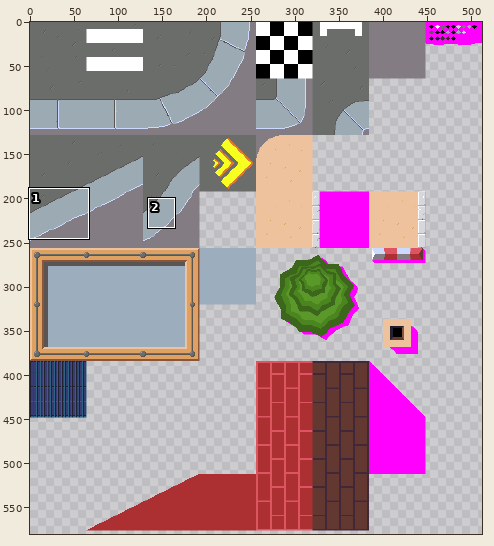
Pixel-art file, stored at core/assets/maps/city.ase. Above, an overview of the earlier version with the close-up marked.
Close-up. As it was:
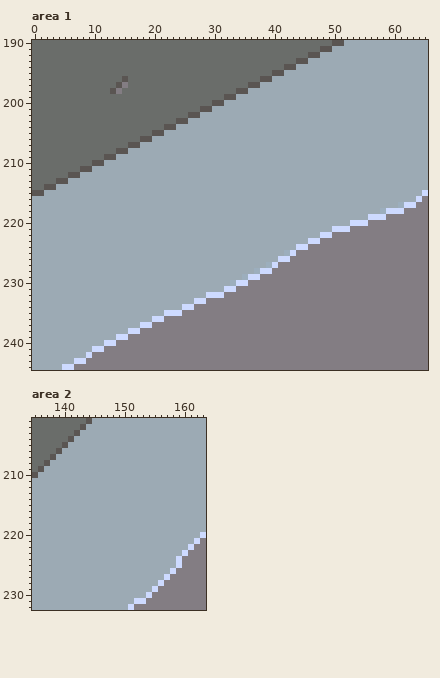
512x896 pixels, 1 frame. Shown: area 1: x 0..65, y 190..244; area 2: x 135..163, y 201..232. The wide view leaves out empty margins. The commit also changed other parts of the picture, which this record leaves out.
New version:
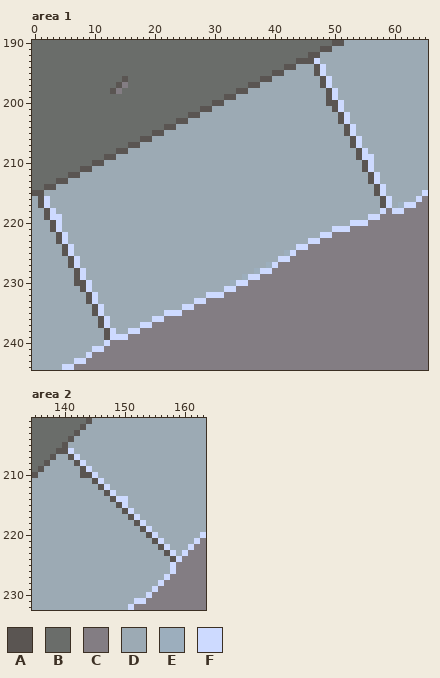
Palette (. is transparent): A #5a5552  B #6a6d6a  C #837d83  D #9caab4  E #9caebd  F #cddaff
The exact change:
{"where": "area 1"}
{"y":193,"x":46,"old":"DD","new":"AF"}
{"y":194,"x":47,"old":"DD","new":"AF"}
{"y":195,"x":47,"old":"DD","new":"AF"}
{"y":196,"x":48,"old":"DD","new":"AF"}
{"y":197,"x":48,"old":"DD","new":"AF"}
{"y":198,"x":49,"old":"DD","new":"AF"}
{"y":199,"x":49,"old":"DD","new":"AF"}
{"y":200,"x":49,"old":"DDD","new":"AAF"}
{"y":201,"x":50,"old":"DD","new":"AF"}
{"y":202,"x":51,"old":"DD","new":"AF"}
{"y":203,"x":51,"old":"DD","new":"AF"}
{"y":204,"x":52,"old":"DD","new":"AF"}
{"y":205,"x":52,"old":"DD","new":"AF"}
{"y":206,"x":53,"old":"DD","new":"AF"}
{"y":207,"x":53,"old":"DD","new":"AF"}
{"y":208,"x":54,"old":"DD","new":"AF"}
{"y":209,"x":54,"old":"DDD","new":"AFF"}
{"y":210,"x":55,"old":"DD","new":"AF"}
{"y":211,"x":55,"old":"DD","new":"AF"}
{"y":212,"x":56,"old":"DD","new":"AF"}
{"y":213,"x":56,"old":"DD","new":"AF"}
{"y":214,"x":57,"old":"DD","new":"AF"}
{"y":215,"x":57,"old":"DD","new":"AF"}
{"y":216,"x":1,"old":"DD","new":"AF"}
{"y":216,"x":58,"old":"DD","new":"AF"}
{"y":217,"x":1,"old":"DD","new":"AF"}
{"y":217,"x":58,"old":"DD","new":"AF"}
{"y":218,"x":2,"old":"DD","new":"AF"}
{"y":218,"x":58,"old":"EF","new":"FC"}
{"y":219,"x":2,"old":"DDD","new":"AFF"}
{"y":219,"x":58,"old":"F","new":"C"}
{"y":220,"x":3,"old":"DD","new":"AF"}
{"y":221,"x":3,"old":"DD","new":"AF"}
{"y":222,"x":4,"old":"DD","new":"AF"}
{"y":223,"x":4,"old":"DD","new":"AF"}
{"y":224,"x":5,"old":"DD","new":"AF"}
{"y":225,"x":5,"old":"DD","new":"AF"}
{"y":226,"x":6,"old":"DD","new":"AF"}
{"y":227,"x":6,"old":"DD","new":"AF"}
{"y":228,"x":7,"old":"DD","new":"AF"}
{"y":229,"x":7,"old":"DD","new":"AF"}
{"y":230,"x":7,"old":"DDD","new":"AAF"}
{"y":231,"x":8,"old":"DD","new":"AF"}
{"y":232,"x":9,"old":"DD","new":"AF"}
{"y":233,"x":9,"old":"DD","new":"AF"}
{"y":234,"x":10,"old":"DD","new":"AF"}
{"y":235,"x":10,"old":"DD","new":"AF"}
{"y":236,"x":11,"old":"DD","new":"AF"}
{"y":237,"x":11,"old":"DD","new":"AF"}
{"y":238,"x":12,"old":"DD","new":"AF"}
{"y":239,"x":12,"old":"DD","new":"AF"}
{"y":240,"x":13,"old":"F","new":"C"}
{"where": "area 2"}
{"y":206,"x":140,"old":"DD","new":"AF"}
{"y":207,"x":141,"old":"DD","new":"AF"}
{"y":208,"x":142,"old":"DD","new":"AF"}
{"y":209,"x":143,"old":"DD","new":"AF"}
{"y":210,"x":143,"old":"DDD","new":"AAF"}
{"y":211,"x":145,"old":"DD","new":"AF"}
{"y":212,"x":146,"old":"DD","new":"AF"}
{"y":213,"x":147,"old":"DD","new":"AF"}
{"y":214,"x":148,"old":"DDD","new":"AFF"}
{"y":215,"x":149,"old":"DD","new":"AF"}
{"y":216,"x":150,"old":"DD","new":"AF"}
{"y":217,"x":151,"old":"DD","new":"AF"}
{"y":218,"x":152,"old":"DD","new":"AF"}
{"y":219,"x":153,"old":"DD","new":"AF"}
{"y":220,"x":154,"old":"DD","new":"AF"}
{"y":221,"x":155,"old":"DD","new":"AF"}
{"y":222,"x":156,"old":"DD","new":"AF"}
{"y":223,"x":157,"old":"DD","new":"AF"}
{"y":224,"x":158,"old":"D","new":"A"}
{"y":225,"x":158,"old":"DF","new":"FC"}
{"label":"changed","picture_box":[308,58,392,220]}
{"label":"changed","picture_box":[38,196,116,346]}
{"label":"changed","picture_box":[62,448,182,568]}
